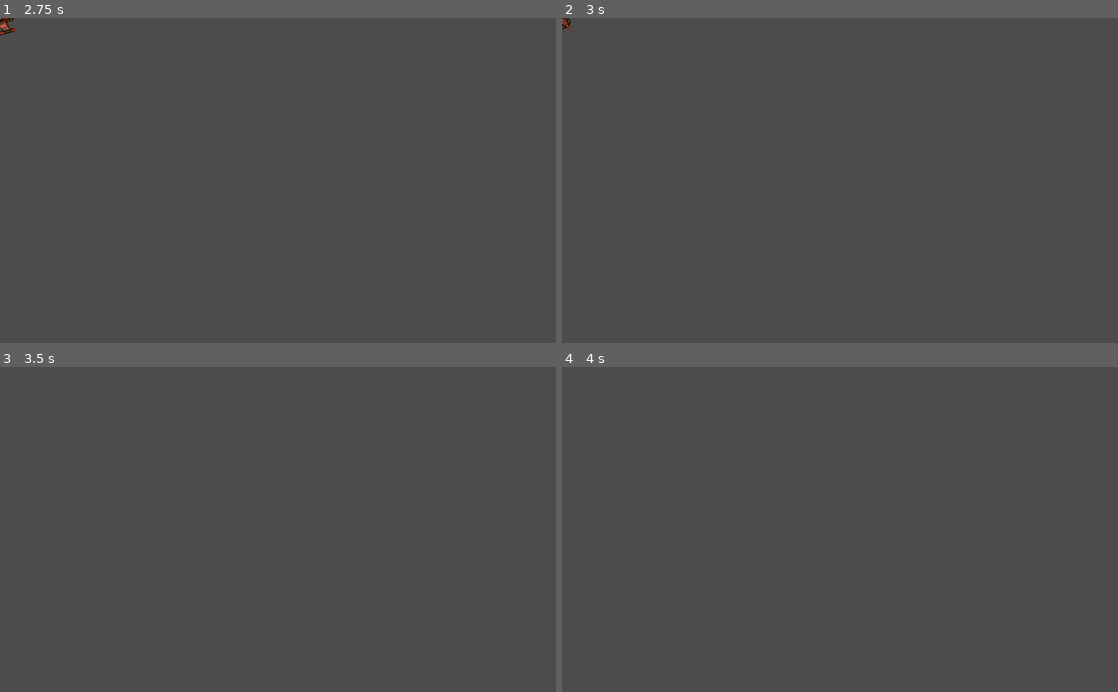
Above: before the commit, frames 1-4 (two rows, left to right).
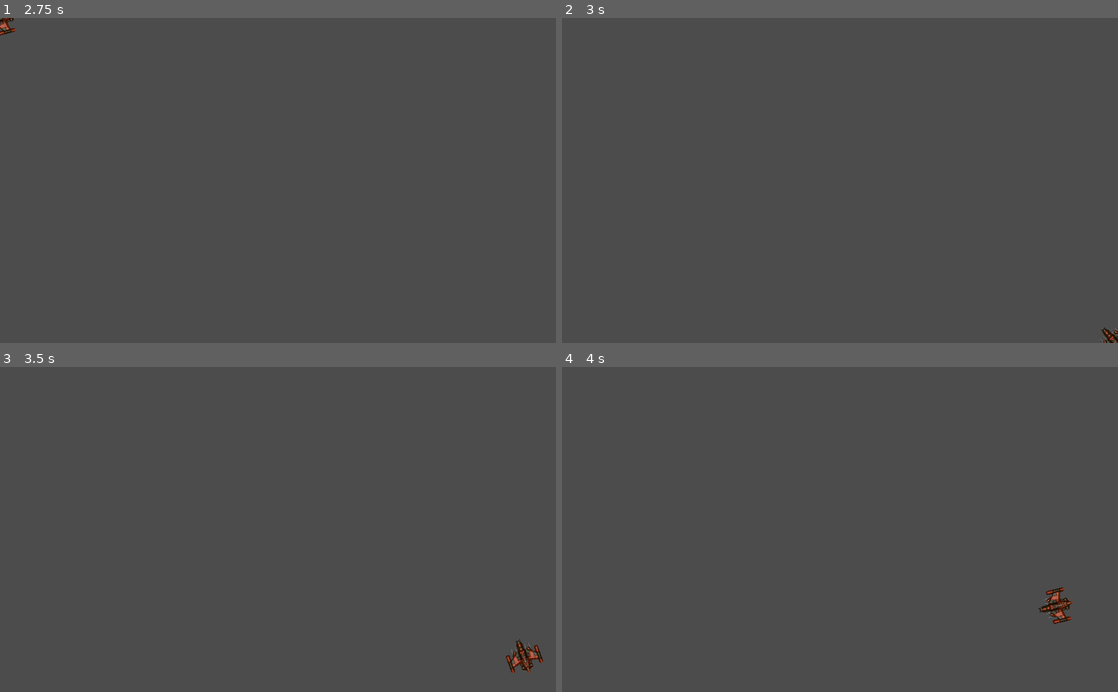
Above: after the commit, the same moments.

Repository: arch13b4ld/godot-game-engine-projects
Game: Godot game, scene res://data/player/Player.tscn
Two runs of this game, one before a commit and one after it. Both use one fixed random seed, a clock stepped at 60 frames per second and the inputs below. The project has no main scene, so this scene is started directly.
Inputs:
- Up to frame 1 (2.75 s): tap Enter at 0.5 s; hold Right (rotate_right) 0.53-1.28 s; tap Space at 1.25 s; hold Left (rotate_left) 1.28-2.03 s; hold Right (rotate_right) from 2.03 s (still down)
- Up to frame 2 (3 s): release Right (rotate_right) at 2.78 s; hold W (thrust) from 2.78 s (still down)
- Up to frame 3 (3.5 s): keep holding W (thrust)
- Up to frame 4 (4 s): release W (thrust) at 3.53 s; hold Left (rotate_left) from 3.53 s (still down)

Frame 1 is identical in both runs. In frame 2, 0.1% of the frame differs, in the area x 0-100%, y 0-100%; in frame 3, 0.3%, in the area x 91-98%, y 83-95%; in frame 4, 0.3%.

Commit message:
Added screen wrap to Player scene

Diff:
--- a/04-space-rocks/data/player/Player.gd
+++ b/04-space-rocks/data/player/Player.gd
@@ -13,6 +13,7 @@
 var state = null
 var thrust = Vector2()
 var rotation_dir = 0
+var screensize = Vector2()
 
 func handle_input():
 	thrust = Vector2()
@@ -41,12 +42,26 @@
 
 	state = new_state
 
-func _physics_process(delta):
+func _integrate_forces(physics_state):
 	set_applied_force(thrust.rotated(rotation))
 	set_applied_torque(spin_power * rotation_dir)
+
+	var xform = physics_state.get_transform()
+
+	if xform.origin.x > screensize.x:
+		xform.origin.x = 0
+	elif xform.origin.x < 0:
+		xform.origin.x = screensize.x
+	if xform.origin.y > screensize.y:
+		xform.origin.y = 0
+	elif xform.origin.y < 0:
+		xform.origin.y = screensize.y
+
+	physics_state.set_transform(xform)
 
 func _process(delta):
 	handle_input()
 
 func _ready():
 	set_state(State.ALIVE)
+	screensize = get_viewport().get_visible_rect().size
